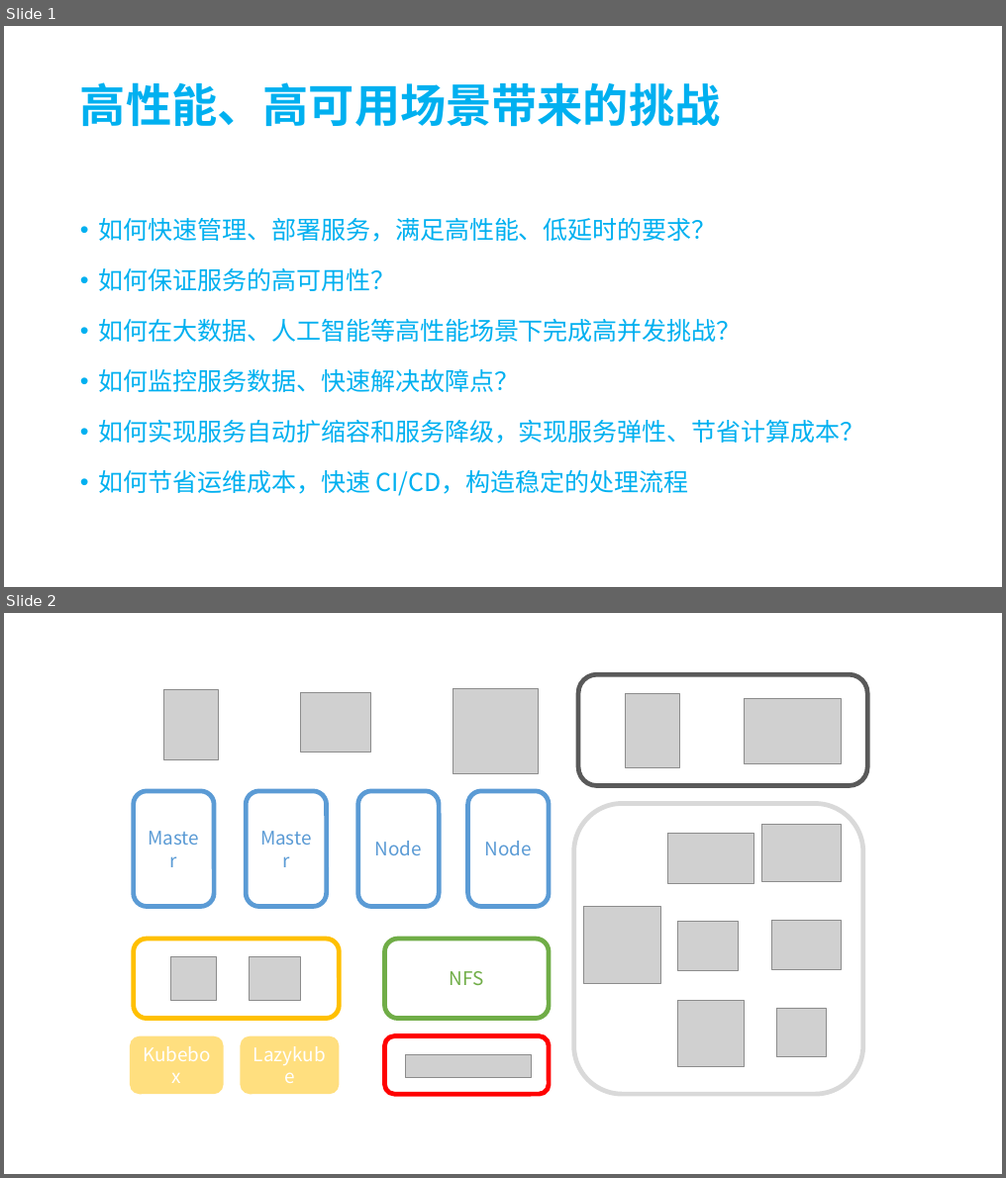
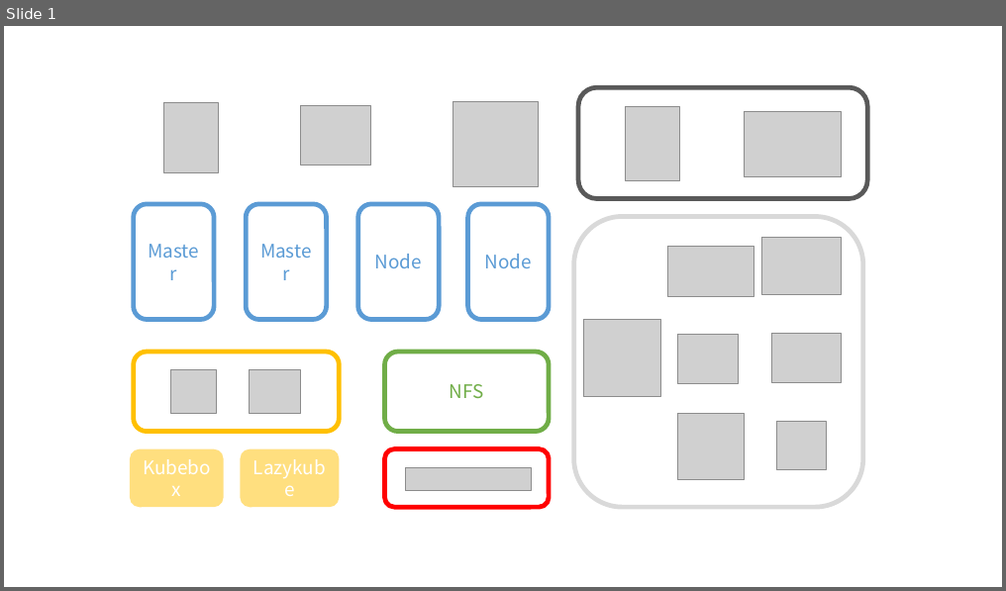
Before and after one commit to SJTUSpeakTeam/projectDoc, a slide deck: 组会/第二次答辩材料/后端架构展示图.pptx. Shown one above the other, each under a label of ours: slides 1 and 2 before the commit, slide 1 after it. The pictures are 1006x1178 and 1006x591 pixels, drawn with LibreOffice and Linux fonts; fonts in the diff are those of the drawing; grey boxes stand for pictures. Boxes give left, top, right and bottom in pixels: in the first picture for what was removed or moved away, otherwise in the second. Text is boxed around its words. In the diff, an @@ line names an element or a change of style, - is before the commit and + after.

```diff
--- a/组会/第二次答辩材料/后端架构展示图.pptx
+++ b/组会/第二次答辩材料/后端架构展示图.pptx
@@ slide 1 removed at (4,26,1002,587), background #FFFFFF @@
@@ title removed at (80,82,721,126) @@
-高性能、高可用场景带来的挑战
@@ text removed at (99,218,865,496) @@
-• 如何快速管理、部署服务，满足高性能、低延时的要求？
-• 如何保证服务的高可用性？
-• 如何在大数据、人工智能等高性能场景下完成高并发挑战？
-• 如何监控服务数据、快速解决故障点？
-• 如何实现服务自动扩缩容和服务降级，实现服务弹性、节省计算成本？
-• 如何节省运维成本，快速 CI/CD，构造稳定的处理流程
@@ what was slide 2 is now slide 1 @@
```
Also in this commit, not shown: 1 other slide removed, 1 other file.
